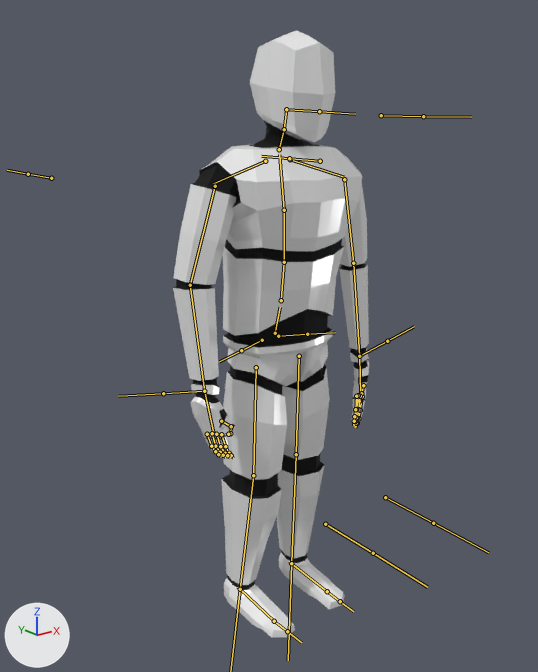
An edit to the FBX model UnityGame/Assets/Characters/dummy.fbx, drawn before and after from the same camera.
One viewpoint serves both versions: a 50 mm lens placed at (-1.459, -1.889, 1.842), pointed at (0.064, 0.015, 1.08). Every picture has the same lights, and +X, +Y and +Z are marked at lower left. Both versions are drawn at frame 2 of the action 'metarig|roll'; the numbers are the values there. The bones that bend it are drawn over the model as lines.
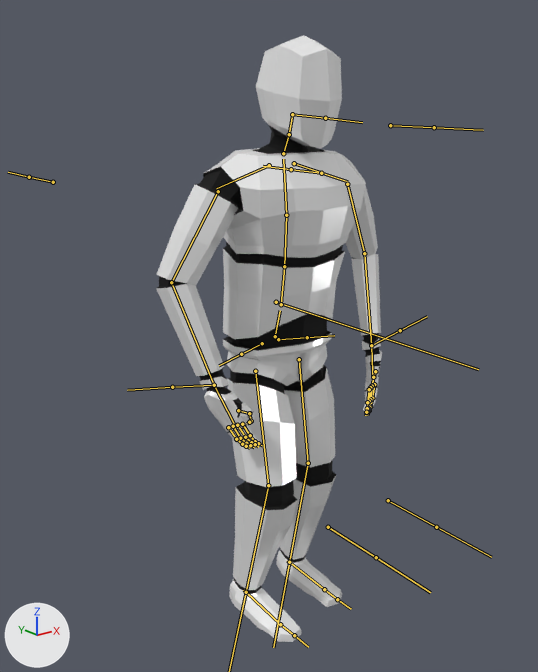
What the commit changed:
Bone 'handIK.L' (bone_handik_l) moves from (0.541, -0.709, 0.003) to (0.487, -0.702, 0.071).
Bone 'footIK.R' (bone_footik_r) moves from (-0.047, -0.005, 0.003) to (-0.047, -0.055, 0.012).
Bone 'handIK.R' (bone_handik_r) moves from (-0.521, -0.708, -0.023) to (-0.488, -0.706, 0.03).
Bone 'spine' (bone_spine) moves from (0.0, 0.0, 0.0) to (0.0, -0.012, 0.004).
Bone 'spine.002' (bone_spine_002) turns from (0, 0, 0) to (2, 0, 0) degrees about its own x, y and z.
Bone 'upper_arm.L' (bone_upper_arm_l) turns from (6, 33, -69) to (-1, 29, -57) degrees about its own x, y and z.
Bone 'forearm.L' (bone_forearm_l) turns from (11, 1, -6) to (43, 9, -23) degrees about its own x, y and z.
Bone 'upper_arm.R' (bone_upper_arm_r) turns from (0, -33, 74) to (-4, -31, 65) degrees about its own x, y and z.
Bone 'forearm.R' (bone_forearm_r) turns from (16, -1, 9) to (39, -8, 22) degrees about its own x, y and z.
Bone 'thigh.L' (bone_thigh_l) turns from (3, -3, -1) to (-7, -3, -1) degrees about its own x, y and z.
Bone 'shin.L' (bone_shin_l) turns from (-4, 0, 0) to (15, 0, 0) degrees about its own x, y and z.
Bone 'thigh.R' (bone_thigh_r) turns from (-1, 3, 3) to (-15, 3, 3) degrees about its own x, y and z.
Bone 'shin.R' (bone_shin_r) turns from (4, 0, 0) to (24, 0, 0) degrees about its own x, y and z.

Changed parts and their boxes [x1, y1, x2, y2] in the pictures (538 x 672 px):
'Cube.001', posed (15% wider): before [173, 31, 370, 638]; after [156, 35, 382, 642]
bone 'handIK.L', root to tip: before (359, 356) to (387, 341); after (371, 345) to (400, 330)
bone 'footIK.R', root to tip: before (240, 589) to (237, 587); after (246, 592) to (243, 590)
bone 'handIK.R', root to tip: before (204, 391) to (163, 393); after (214, 385) to (172, 387)
bone 'spine', root to tip: before (275, 333) to (280, 307); after (275, 336) to (280, 310)
bone 'spine.002', root to tip: before (284, 262) to (284, 210); after (284, 266) to (286, 215)
bone 'upper_arm.L', root to tip: before (344, 179) to (353, 263); after (347, 184) to (364, 253)
bone 'forearm.L', root to tip: before (353, 263) to (359, 356); after (364, 253) to (371, 345)
bone 'upper_arm.R', root to tip: before (215, 186) to (190, 285); after (218, 191) to (171, 282)
bone 'forearm.R', root to tip: before (190, 285) to (204, 391); after (171, 282) to (214, 385)
bone 'thigh.L', root to tip: before (299, 356) to (296, 454); after (299, 359) to (308, 463)
bone 'shin.L', root to tip: before (296, 454) to (291, 563); after (308, 463) to (289, 562)
bone 'thigh.R', root to tip: before (256, 367) to (253, 475); after (255, 371) to (268, 485)
bone 'shin.R', root to tip: before (253, 475) to (240, 589); after (268, 485) to (246, 592)
